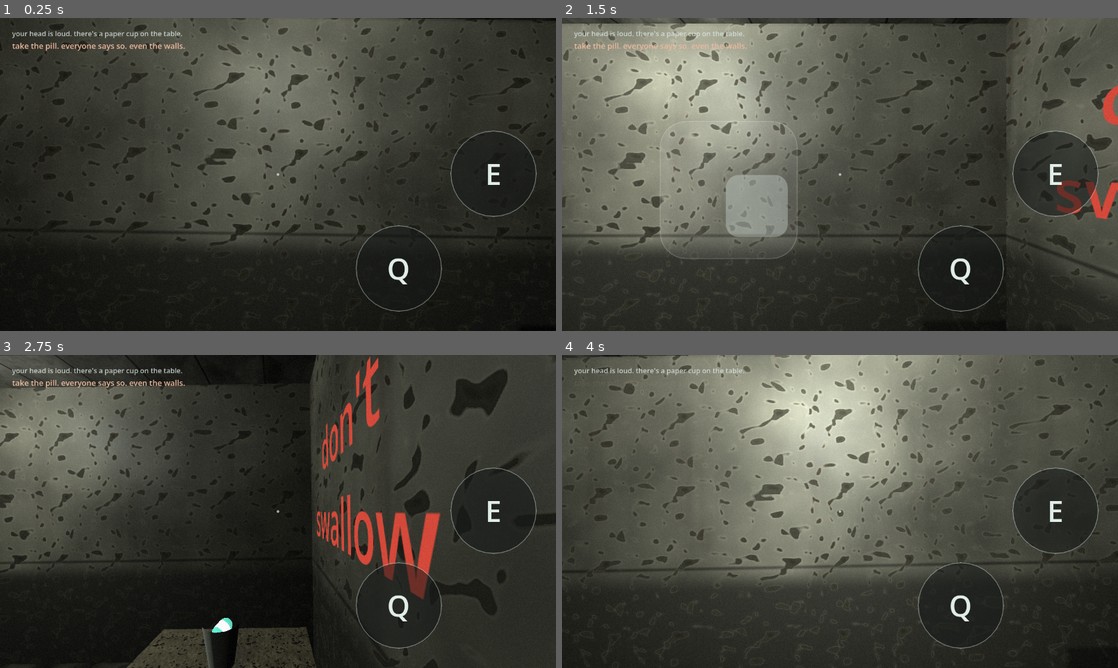
Above: before the commit, frames 1-4 (two rows, left to right).
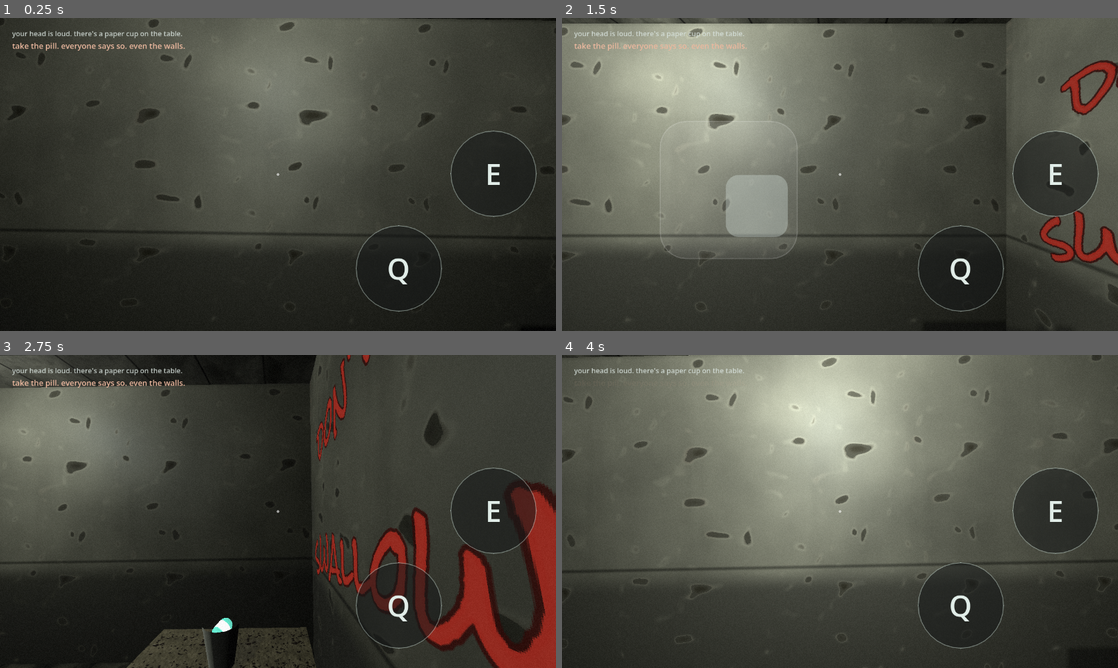
Above: after the commit, the same moments.

Repository: lucy-holm/Ward-B
Game: Godot game, scene res://main.tscn
Same seed, same stepped clock (60 frames per second), same inputs: the game is played once before the commit and once after it.
Inputs (mouse positions are in pixels of both pictures, inside the frame that each line leads up to):
- Up to frame 1 (0.25 s): no input
- Up to frame 2 (1.5 s): tap Enter at 0.5 s; move the mouse to (962, 158) at 0.52 s; hold D (move_right) 0.53-1.25 s; hold E (interact) 0.53-1.25 s; click (962, 158) at 0.67 s; drag from (728, 190) to (812, 237) at 1.27 s
- Up to frame 3 (2.75 s): move the mouse to (333, 442) at 2.02 s; hold D (move_right) from 2.03 s (still down); tap 0 at 2.1 s
- Up to frame 4 (4 s): release D (move_right) at 2.75 s; drag from (812, 574) to (673, 464) at 2.77 s; move the mouse to (1006, 558) at 3.52 s; hold A (move_left) from 3.53 s (still down); tap Backspace at 3.6 s

The runs differ from the first frame. In frame 1, 4.5% of the frame differs, in the area x 0-100%, y 0-92%; in frame 2, 8.7%; in frame 3, 15%, in the area x 0-100%, y 0-100%; in frame 4, 6.6%.

Commit message:
Calm the wall peel; give scrawls a hand-marked typeface and a crooked angle
WALLS were reading as noise. Three causes dialled back together:
- island_scale 1.5 -> 0.8. I overshot correcting the earlier camouflage-sized
  blobs; many small patches read as mould, few large ones read as paint loss.
- decay 0.28 -> 0.13. Coverage was simply too high. Institutional paint fails
  in a few places, not everywhere at once.
- plaster pulled much closer to paint, so a patch is a tonal shift rather than
  a dark hole punched in the wall. The value STEP was most of the problem.

TYPOGRAPHY. The scrawls looked "computery" because they were Godot's default
font - a friendly humanist sans - set perfectly level. Fixed properly rather
than worked around:
- Bundled Rock Salt (Apache 2.0, Google Fonts) for wall scrawls: a rough
  hand-marker face that reads as something written by a patient. Deliberately
  NOT a system font - macOS/Windows faces are not redistributable and a web
  export cannot rely on the host having them.
- Also bundled Special Elite (Apache 2.0), a distressed typewriter, for
  institutional signage. Not wired yet: door plates live in godot/fixtures/**
  which a subagent is currently rebuilding, so that lands after it merges.
- Every scrawl now has a deterministic 2-12 degree roll, hashed from its text
  and position so it is stable across regenerates and no two in a room share
  an angle. Nobody writes level on a wall.
- Ragged dark outline, duller less saturated red, and NEAREST filtering so the
  glyph edge does not resolve to a crisp anti-aliased curve.

fonts/README.md records both licences and why system fonts are not an option.

Cost: 10.04MB gzipped, up from 9.86 - about 180KB for both faces, which is a
fair price for the single biggest readability/tone change so far.

Verified: check_rooms 7/7, test_mechanics 22, verify_web PASS, and I looked at
the corridor before and after.

Co-Authored-By: Claude Opus 4.8 (1M context) <noreply@anthropic.com>

Diff:
--- a/godot/materials/wall.tres
+++ b/godot/materials/wall.tres
@@ -37,10 +37,10 @@
 [resource]
 render_priority = 0
 shader = ExtResource("1_shader")
-shader_parameter/decay = 0.28
+shader_parameter/decay = 0.13
 shader_parameter/paint_clean_color = Color(0.60, 0.58, 0.52, 1)
-shader_parameter/paint_soiled_color = Color(0.48, 0.44, 0.39, 1)
-shader_parameter/plaster_color = Color(0.44, 0.41, 0.36, 1)
+shader_parameter/paint_soiled_color = Color(0.53, 0.505, 0.455, 1)
+shader_parameter/plaster_color = Color(0.50, 0.475, 0.425, 1)
 shader_parameter/lath_color = Color(0.29, 0.267, 0.22, 1)
 shader_parameter/green_cast_color = Color(0.431, 0.451, 0.333, 1)
 shader_parameter/shadow_color = Color(0.353, 0.369, 0.298, 1)
@@ -53,11 +53,11 @@
 shader_parameter/mottle_tex = SubResource("NoiseTexture2D_wall_mottle")
 shader_parameter/island_tex = SubResource("NoiseTexture2D_wall_island")
 shader_parameter/mottle_scale = 0.22
-shader_parameter/island_scale = 1.5
+shader_parameter/island_scale = 0.8
 shader_parameter/streak_scale = 0.5
 shader_parameter/streak_squash = 0.08
-shader_parameter/mottle_strength = 0.28
-shader_parameter/streak_strength = 0.38
+shader_parameter/mottle_strength = 0.16
+shader_parameter/streak_strength = 0.22
 shader_parameter/normal_strength = 1.1
 shader_parameter/roughness_paint = 0.55
 shader_parameter/roughness_plaster = 0.95
--- a/godot/materials/wall2.tres
+++ b/godot/materials/wall2.tres
@@ -37,10 +37,10 @@
 [resource]
 render_priority = 0
 shader = ExtResource("1_shader")
-shader_parameter/decay = 0.28
+shader_parameter/decay = 0.13
 shader_parameter/paint_clean_color = Color(0.60, 0.58, 0.52, 1)
-shader_parameter/paint_soiled_color = Color(0.48, 0.44, 0.39, 1)
-shader_parameter/plaster_color = Color(0.44, 0.41, 0.36, 1)
+shader_parameter/paint_soiled_color = Color(0.53, 0.505, 0.455, 1)
+shader_parameter/plaster_color = Color(0.50, 0.475, 0.425, 1)
 shader_parameter/lath_color = Color(0.27, 0.25, 0.207, 1)
 shader_parameter/green_cast_color = Color(0.41, 0.435, 0.32, 1)
 shader_parameter/shadow_color = Color(0.33, 0.35, 0.284, 1)
@@ -53,11 +53,11 @@
 shader_parameter/mottle_tex = SubResource("NoiseTexture2D_wall2_mottle")
 shader_parameter/island_tex = SubResource("NoiseTexture2D_wall2_island")
 shader_parameter/mottle_scale = 0.26
-shader_parameter/island_scale = 1.5
+shader_parameter/island_scale = 0.8
 shader_parameter/streak_scale = 0.62
 shader_parameter/streak_squash = 0.07
-shader_parameter/mottle_strength = 0.28
-shader_parameter/streak_strength = 0.44
+shader_parameter/mottle_strength = 0.16
+shader_parameter/streak_strength = 0.22
 shader_parameter/normal_strength = 1.1
 shader_parameter/roughness_paint = 0.55
 shader_parameter/roughness_plaster = 0.95
--- a/godot/rooms/room1/room1.tscn
+++ b/godot/rooms/room1/room1.tscn
@@ -9,6 +9,7 @@
 [ext_resource type="Material" uid="uid://wardbmatde9ba6d" path="res://materials/glow.tres" id="m_glow"]
 [ext_resource type="Material" uid="uid://wardbmat19dd85" path="res://materials/bed.tres" id="m_bed"]
 [ext_resource type="Material" uid="uid://wardbmatf20070f" path="res://materials/prop.tres" id="m_prop"]
+[ext_resource type="FontFile" path="res://fonts/RockSalt-Regular.ttf" id="f_scrawl"]
 [ext_resource type="PackedScene" path="res://fixtures/pill_cup.tscn" id="fx_pill_cup"]
 [ext_resource type="PackedScene" path="res://fixtures/dispenser.tscn" id="fx_dispenser"]
 [ext_resource type="Script" path="res://core/interactable.gd" id="s_interactable"]
@@ -244,24 +245,30 @@
 visible_in_state = 2
 
 [node name="Scrawl0" type="Label3D" parent="Scrawls"]
-transform = Transform3D(0.000000, 0, 1.000000, 0, 1, 0, -1.000000, 0, 0.000000, -2.8500, 1.8000, 4.7000)
+transform = Transform3D(0.000000, -0.000000, 1.000000, 0.152641, 0.988282, 0.000000, -0.988282, 0.152641, 0.000000, -2.8500, 1.8000, 4.7000)
 pixel_size = 0.0029
 text = "don't\nswallow"
+font = ExtResource("f_scrawl")
 font_size = 128
-outline_size = 0
-modulate = Color(0.85, 0.28, 0.22, 1)
+outline_size = 14
+outline_modulate = Color(0.18, 0.05, 0.04, 0.85)
+modulate = Color(0.62, 0.16, 0.12, 0.92)
+texture_filter = 0
 billboard = 0
 shaded = false
 double_sided = false
 no_depth_test = false
 
 [node name="Scrawl1" type="Label3D" parent="Scrawls"]
-transform = Transform3D(1.000000, 0, 0.000000, 0, 1, 0, -0.000000, 0, 1.000000, 0.0000, 1.9000, 0.2000)
+transform = Transform3D(0.998890, -0.047106, 0.000000, 0.047106, 0.998890, 0.000000, -0.000000, 0.000000, 1.000000, 0.0000, 1.9000, 0.2000)
 pixel_size = 0.0039
 text = "there was a door\nhere once"
+font = ExtResource("f_scrawl")
 font_size = 128
-outline_size = 0
-modulate = Color(0.85, 0.28, 0.22, 1)
+outline_size = 14
+outline_modulate = Color(0.18, 0.05, 0.04, 0.85)
+modulate = Color(0.62, 0.16, 0.12, 0.92)
+texture_filter = 0
 billboard = 0
 shaded = false
 double_sided = false
--- a/godot/rooms/room2/room2.tscn
+++ b/godot/rooms/room2/room2.tscn
@@ -7,6 +7,7 @@
 [ext_resource type="Material" uid="uid://wardbmat5fba6a4" path="res://materials/wall2.tres" id="m_wall2"]
 [ext_resource type="Material" uid="uid://wardbmatde9ba6d" path="res://materials/glow.tres" id="m_glow"]
 [ext_resource type="Script" path="res://core/state_object.gd" id="s_stateobj"]
+[ext_resource type="FontFile" path="res://fonts/RockSalt-Regular.ttf" id="f_scrawl"]
 [ext_resource type="PackedScene" path="res://fixtures/keypad.tscn" id="fx_keypad"]
 [ext_resource type="PackedScene" path="res://fixtures/door.tscn" id="fx_door"]
 [ext_resource type="PackedScene" path="res://fixtures/dispenser.tscn" id="fx_dispenser"]
@@ -217,24 +218,30 @@
 visible_in_state = 2
 
 [node name="codeScrawl" type="Label3D" parent="Scrawls"]
-transform = Transform3D(0.000000, 0, 1.000000, 0, 1, 0, -1.000000, 0, 0.000000, -1.4500, 1.6000, -5.5000)
+transform = Transform3D(0.000000, -0.000000, 1.000000, 0.079851, 0.996807, 0.000000, -0.996807, 0.079851, 0.000000, -1.4500, 1.6000, -5.5000)
 pixel_size = 0.0044
 text = "4 1 1 8"
+font = ExtResource("f_scrawl")
 font_size = 128
-outline_size = 0
-modulate = Color(0.85, 0.28, 0.22, 1)
+outline_size = 14
+outline_modulate = Color(0.18, 0.05, 0.04, 0.85)
+modulate = Color(0.62, 0.16, 0.12, 0.92)
+texture_filter = 0
 billboard = 0
 shaded = false
 double_sided = false
 no_depth_test = false
 
 [node name="Scrawl1" type="Label3D" parent="Scrawls"]
-transform = Transform3D(0.000000, 0, -1.000000, 0, 1, 0, 1.000000, 0, 0.000000, 1.4500, 1.7000, -6.5000)
+transform = Transform3D(0.000000, -0.000000, -1.000000, 0.132602, 0.991169, 0.000000, 0.991169, -0.132602, 0.000000, 1.4500, 1.7000, -6.5000)
 pixel_size = 0.0034
 text = "they lock it\nfrom the inside"
+font = ExtResource("f_scrawl")
 font_size = 128
-outline_size = 0
-modulate = Color(0.85, 0.28, 0.22, 1)
+outline_size = 14
+outline_modulate = Color(0.18, 0.05, 0.04, 0.85)
+modulate = Color(0.62, 0.16, 0.12, 0.92)
+texture_filter = 0
 billboard = 0
 shaded = false
 double_sided = false
--- a/godot/rooms/room3/room3.tscn
+++ b/godot/rooms/room3/room3.tscn
@@ -9,6 +9,7 @@
 [ext_resource type="Script" path="res://core/state_object.gd" id="s_stateobj"]
 [ext_resource type="Material" uid="uid://wardbmat7d6a4dd" path="res://materials/chain.tres" id="m_chain"]
 [ext_resource type="Material" uid="uid://wardbmatf20070f" path="res://materials/prop.tres" id="m_prop"]
+[ext_resource type="FontFile" path="res://fonts/RockSalt-Regular.ttf" id="f_scrawl"]
 [ext_resource type="PackedScene" path="res://fixtures/door.tscn" id="fx_door"]
 [ext_resource type="Script" path="res://core/interactable.gd" id="s_interactable"]
 [ext_resource type="Script" path="res://core/room_exit.gd" id="s_exit"]
@@ -280,24 +281,30 @@
 visible_in_state = 2
 
 [node name="Scrawl0" type="Label3D" parent="Scrawls"]
-transform = Transform3D(0.000000, 0, 1.000000, 0, 1, 0, -1.000000, 0, 0.000000, -4.8500, 1.7000, 2.0000)
+transform = Transform3D(0.000000, -0.000000, 1.000000, 0.066622, 0.997778, 0.000000, -0.997778, 0.066622, 0.000000, -4.8500, 1.7000, 2.0000)
 pixel_size = 0.0039
 text = "you weren't supposed\nto make it this far"
+font = ExtResource("f_scrawl")
 font_size = 128
-outline_size = 0
-modulate = Color(0.85, 0.28, 0.22, 1)
+outline_size = 14
+outline_modulate = Color(0.18, 0.05, 0.04, 0.85)
+modulate = Color(0.62, 0.16, 0.12, 0.92)
+texture_filter = 0
 billboard = 0
 shaded = false
 double_sided = false
 no_depth_test = false
 
 [node name="Scrawl1" type="Label3D" parent="Scrawls"]
-transform = Transform3D(0.000000, 0, -1.000000, 0, 1, 0, 1.000000, 0, 0.000000, 4.8500, 1.7000, -3.0000)
+transform = Transform3D(0.000000, -0.000000, -1.000000, 0.070105, 0.997540, 0.000000, 0.997540, -0.070105, 0.000000, 4.8500, 1.7000, -3.0000)
 pixel_size = 0.0044
 text = "it only holds\nif you believe it"
+font = ExtResource("f_scrawl")
 font_size = 128
-outline_size = 0
-modulate = Color(0.85, 0.28, 0.22, 1)
+outline_size = 14
+outline_modulate = Color(0.18, 0.05, 0.04, 0.85)
+modulate = Color(0.62, 0.16, 0.12, 0.92)
+texture_filter = 0
 billboard = 0
 shaded = false
 double_sided = false
--- a/godot/rooms/room4/room4.tscn
+++ b/godot/rooms/room4/room4.tscn
@@ -8,6 +8,7 @@
 [ext_resource type="Material" uid="uid://wardbmatde9ba6d" path="res://materials/glow.tres" id="m_glow"]
 [ext_resource type="Script" path="res://core/state_object.gd" id="s_stateobj"]
 [ext_resource type="Material" uid="uid://wardbmatf20070f" path="res://materials/prop.tres" id="m_prop"]
+[ext_resource type="FontFile" path="res://fonts/RockSalt-Regular.ttf" id="f_scrawl"]
 [ext_resource type="PackedScene" path="res://fixtures/dispenser.tscn" id="fx_dispenser"]
 [ext_resource type="Script" path="res://core/interactable.gd" id="s_interactable"]
 [ext_resource type="Script" path="res://core/room_exit.gd" id="s_exit"]
@@ -269,36 +270,45 @@
 visible_in_state = 2
 
 [node name="Scrawl0" type="Label3D" parent="Scrawls"]
-transform = Transform3D(0.000000, 0, 1.000000, 0, 1, 0, -1.000000, 0, 0.000000, -5.8500, 1.7000, 1.5000)
+transform = Transform3D(0.000000, 0.000000, 1.000000, -0.153503, 0.988148, 0.000000, -0.988148, -0.153503, 0.000000, -5.8500, 1.7000, 1.5000)
 pixel_size = 0.0036
 text = "he counts\nyour blinks"
+font = ExtResource("f_scrawl")
 font_size = 128
-outline_size = 0
-modulate = Color(0.85, 0.28, 0.22, 1)
+outline_size = 14
+outline_modulate = Color(0.18, 0.05, 0.04, 0.85)
+modulate = Color(0.62, 0.16, 0.12, 0.92)
+texture_filter = 0
 billboard = 0
 shaded = false
 double_sided = false
 no_depth_test = false
 
 [node name="Scrawl1" type="Label3D" parent="Scrawls"]
-transform = Transform3D(0.000000, 0, 1.000000, 0, 1, 0, -1.000000, 0, 0.000000, -5.8500, 1.7000, -3.0000)
+transform = Transform3D(0.000000, 0.000000, 1.000000, -0.041004, 0.999159, 0.000000, -0.999159, -0.041004, 0.000000, -5.8500, 1.7000, -3.0000)
 pixel_size = 0.0044
 text = "the door is only there\nwhen you are honest"
+font = ExtResource("f_scrawl")
 font_size = 128
-outline_size = 0
-modulate = Color(0.85, 0.28, 0.22, 1)
+outline_size = 14
+outline_modulate = Color(0.18, 0.05, 0.04, 0.85)
+modulate = Color(0.62, 0.16, 0.12, 0.92)
+texture_filter = 0
 billboard = 0
 shaded = false
 double_sided = false
 no_depth_test = false
 
 [node name="Scrawl2" type="Label3D" parent="Scrawls"]
-transform = Transform3D(0.000000, 0, -1.000000, 0, 1, 0, 1.000000, 0, 0.000000, 5.8500, 1.7000, 3.5000)
+transform = Transform3D(0.000000, -0.000000, -1.000000, 0.087156, 0.996195, 0.000000, 0.996195, -0.087156, 0.000000, 5.8500, 1.7000, 3.5000)
 pixel_size = 0.0034
 text = "stand still.\nhe forgets slow things"
+font = ExtResource("f_scrawl")
 font_size = 128
-outline_size = 0
-modulate = Color(0.85, 0.28, 0.22, 1)
+outline_size = 14
+outline_modulate = Color(0.18, 0.05, 0.04, 0.85)
+modulate = Color(0.62, 0.16, 0.12, 0.92)
+texture_filter = 0
 billboard = 0
 shaded = false
 double_sided = false
--- a/godot/rooms/room5/room5.tscn
+++ b/godot/rooms/room5/room5.tscn
@@ -9,6 +9,7 @@
 [ext_resource type="Material" uid="uid://wardbmatf20070f" path="res://materials/prop.tres" id="m_prop"]
 [ext_resource type="Material" uid="uid://wardbmat1d85f7" path="res://materials/pad.tres" id="m_pad"]
 [ext_resource type="Script" path="res://core/state_object.gd" id="s_stateobj"]
+[ext_resource type="FontFile" path="res://fonts/RockSalt-Regular.ttf" id="f_scrawl"]
 [ext_resource type="PackedScene" path="res://fixtures/dispenser.tscn" id="fx_dispenser"]
 [ext_resource type="PackedScene" path="res://fixtures/keypad.tscn" id="fx_keypad"]
 [ext_resource type="PackedScene" path="res://fixtures/door.tscn" id="fx_door"]
@@ -299,36 +300,45 @@
 visible_in_state = 2
 
 [node name="codeScrawlA" type="Label3D" parent="Scrawls"]
-transform = Transform3D(0.000000, 0, 1.000000, 0, 1, 0, -1.000000, 0, 0.000000, -6.8500, 1.6000, 0.6000)
+transform = Transform3D(0.000000, -0.000000, 1.000000, 0.036295, 0.999341, 0.000000, -0.999341, 0.036295, 0.000000, -6.8500, 1.6000, 0.6000)
 pixel_size = 0.0029
 text = "1 9 – –"
+font = ExtResource("f_scrawl")
 font_size = 128
-outline_size = 0
-modulate = Color(0.85, 0.28, 0.22, 1)
+outline_size = 14
+outline_modulate = Color(0.18, 0.05, 0.04, 0.85)
+modulate = Color(0.62, 0.16, 0.12, 0.92)
+texture_filter = 0
 billboard = 0
 shaded = false
 double_sided = false
 no_depth_test = false
 
 [node name="codeScrawlB" type="Label3D" parent="Scrawls"]
-transform = Transform3D(0.000000, 0, -1.000000, 0, 1, 0, 1.000000, 0, 0.000000, 6.8500, 1.6000, 0.0000)
+transform = Transform3D(0.000000, -0.000000, -1.000000, 0.077763, 0.996972, 0.000000, 0.996972, -0.077763, 0.000000, 6.8500, 1.6000, 0.0000)
 pixel_size = 0.0029
 text = "– – 0 7"
+font = ExtResource("f_scrawl")
 font_size = 128
-outline_size = 0
-modulate = Color(0.85, 0.28, 0.22, 1)
+outline_size = 14
+outline_modulate = Color(0.18, 0.05, 0.04, 0.85)
+modulate = Color(0.62, 0.16, 0.12, 0.92)
+texture_filter = 0
 billboard = 0
 shaded = false
 double_sided = false
 no_depth_test = false
 
 [node name="Scrawl2" type="Label3D" parent="Scrawls"]
-transform = Transform3D(0.000000, 0, -1.000000, 0, 1, 0, 1.000000, 0, 0.000000, 6.8500, 1.6000, 4.3000)
+transform = Transform3D(0.000000, -0.000000, -1.000000, 0.072890, 0.997340, 0.000000, 0.997340, -0.072890, 0.000000, 6.8500, 1.6000, 4.3000)
 pixel_size = 0.0031
 text = "the coffee is always warm.\nno one drinks it."
+font = ExtResource("f_scrawl")
 font_size = 128
-outline_size = 0
-modulate = Color(0.85, 0.28, 0.22, 1)
+outline_size = 14
+outline_modulate = Color(0.18, 0.05, 0.04, 0.85)
+modulate = Color(0.62, 0.16, 0.12, 0.92)
+texture_filter = 0
 billboard = 0
 shaded = false
 double_sided = false
--- a/godot/rooms/room6/room6.tscn
+++ b/godot/rooms/room6/room6.tscn
@@ -7,6 +7,7 @@
 [ext_resource type="Material" uid="uid://wardbmatbb126" path="res://materials/wall.tres" id="m_wall"]
 [ext_resource type="Material" uid="uid://wardbmatde9ba6d" path="res://materials/glow.tres" id="m_glow"]
 [ext_resource type="Script" path="res://core/state_object.gd" id="s_stateobj"]
+[ext_resource type="FontFile" path="res://fonts/RockSalt-Regular.ttf" id="f_scrawl"]
 [ext_resource type="PackedScene" path="res://fixtures/dispenser.tscn" id="fx_dispenser"]
 [ext_resource type="PackedScene" path="res://fixtures/keypad.tscn" id="fx_keypad"]
 [ext_resource type="PackedScene" path="res://fixtures/door.tscn" id="fx_door"]
@@ -317,36 +318,45 @@
 visible_in_state = 2
 
 [node name="Scrawl0" type="Label3D" parent="Scrawls"]
-transform = Transform3D(0.000000, 0, 1.000000, 0, 1, 0, -1.000000, 0, 0.000000, -1.4500, 1.7000, 3.0000)
+transform = Transform3D(0.000000, -0.000000, 1.000000, 0.195261, 0.980751, 0.000000, -0.980751, 0.195261, 0.000000, -1.4500, 1.7000, 3.0000)
 pixel_size = 0.0039
 text = "he learned this hallway\nbefore you did"
+font = ExtResource("f_scrawl")
 font_size = 128
-outline_size = 0
-modulate = Color(0.85, 0.28, 0.22, 1)
+outline_size = 14
+outline_modulate = Color(0.18, 0.05, 0.04, 0.85)
+modulate = Color(0.62, 0.16, 0.12, 0.92)
+texture_filter = 0
 billboard = 0
 shaded = false
 double_sided = false
 no_depth_test = false
 
 [node name="Scrawl1" type="Label3D" parent="Scrawls"]
-transform = Transform3D(-1.000000, 0, 0.000000, 0, 1, 0, -0.000000, 0, -1.000000, 6.3000, 1.6000, -1.4500)
+transform = Transform3D(-0.990122, 0.140210, 0.000000, 0.140210, 0.990122, 0.000000, -0.000000, 0.000000, -1.000000, 6.3000, 1.6000, -1.4500)
 pixel_size = 0.0034
 text = "count his steps.\nthen move."
+font = ExtResource("f_scrawl")
 font_size = 128
-outline_size = 0
-modulate = Color(0.85, 0.28, 0.22, 1)
+outline_size = 14
+outline_modulate = Color(0.18, 0.05, 0.04, 0.85)
+modulate = Color(0.62, 0.16, 0.12, 0.92)
+texture_filter = 0
 billboard = 0
 shaded = false
 double_sided = false
 no_depth_test = false
 
 [node name="codeScrawl" type="Label3D" parent="Scrawls"]
-transform = Transform3D(1.000000, 0, 0.000000, 0, 1, 0, -0.000000, 0, 1.000000, 8.3000, 1.6000, -4.3500)
+transform = Transform3D(0.980819, -0.194919, 0.000000, 0.194919, 0.980819, 0.000000, -0.000000, 0.000000, 1.000000, 8.3000, 1.6000, -4.3500)
 pixel_size = 0.0031
 text = "6 3 2 9"
+font = ExtResource("f_scrawl")
 font_size = 128
-outline_size = 0
-modulate = Color(0.85, 0.28, 0.22, 1)
+outline_size = 14
+outline_modulate = Color(0.18, 0.05, 0.04, 0.85)
+modulate = Color(0.62, 0.16, 0.12, 0.92)
+texture_filter = 0
 billboard = 0
 shaded = false
 double_sided = false
--- a/godot/rooms/room7/room7.tscn
+++ b/godot/rooms/room7/room7.tscn
@@ -7,6 +7,7 @@
 [ext_resource type="Material" uid="uid://wardbmat5fba6a4" path="res://materials/wall2.tres" id="m_wall2"]
 [ext_resource type="Material" uid="uid://wardbmatde9ba6d" path="res://materials/glow.tres" id="m_glow"]
 [ext_resource type="Script" path="res://core/state_object.gd" id="s_stateobj"]
+[ext_resource type="FontFile" path="res://fonts/RockSalt-Regular.ttf" id="f_scrawl"]
 [ext_resource type="PackedScene" path="res://fixtures/dispenser.tscn" id="fx_dispenser"]
 [ext_resource type="PackedScene" path="res://fixtures/keypad.tscn" id="fx_keypad"]
 [ext_resource type="PackedScene" path="res://fixtures/door.tscn" id="fx_door"]
@@ -325,48 +326,60 @@
 visible_in_state = 2
 
 [node name="Scrawl0" type="Label3D" parent="Scrawls"]
-transform = Transform3D(0.000000, 0, -1.000000, 0, 1, 0, 1.000000, 0, 0.000000, 5.8500, 1.7000, 3.5000)
+transform = Transform3D(0.000000, 0.000000, -1.000000, -0.181377, 0.983414, 0.000000, 0.983414, 0.181377, 0.000000, 5.8500, 1.7000, 3.5000)
 pixel_size = 0.0036
 text = "they keep the quiet\nbehind the files"
+font = ExtResource("f_scrawl")
 font_size = 128
-outline_size = 0
-modulate = Color(0.85, 0.28, 0.22, 1)
+outline_size = 14
+outline_modulate = Color(0.18, 0.05, 0.04, 0.85)
+modulate = Color(0.62, 0.16, 0.12, 0.92)
+texture_filter = 0
 billboard = 0
 shaded = false
 double_sided = false
 no_depth_test = false
 
 [node name="Scrawl1" type="Label3D" parent="Scrawls"]
-transform = Transform3D(0.000000, 0, 1.000000, 0, 1, 0, -1.000000, 0, 0.000000, -5.8500, 1.7000, -1.0000)
+transform = Transform3D(0.000000, -0.000000, 1.000000, 0.105570, 0.994412, 0.000000, -0.994412, 0.105570, 0.000000, -5.8500, 1.7000, -1.0000)
 pixel_size = 0.0036
 text = "the files don't forget.\nneither does he."
+font = ExtResource("f_scrawl")
 font_size = 128
-outline_size = 0
-modulate = Color(0.85, 0.28, 0.22, 1)
+outline_size = 14
+outline_modulate = Color(0.18, 0.05, 0.04, 0.85)
+modulate = Color(0.62, 0.16, 0.12, 0.92)
+texture_filter = 0
 billboard = 0
 shaded = false
 double_sided = false
 no_depth_test = false
 
 [node name="codeScrawl" type="Label3D" parent="Scrawls"]
-transform = Transform3D(0.000000, 0, 1.000000, 0, 1, 0, -1.000000, 0, 0.000000, -5.8500, 1.7000, 3.7000)
+transform = Transform3D(0.000000, 0.000000, 1.000000, -0.171757, 0.985139, 0.000000, -0.985139, -0.171757, 0.000000, -5.8500, 1.7000, 3.7000)
 pixel_size = 0.0031
 text = "0 4 5 2"
+font = ExtResource("f_scrawl")
 font_size = 128
-outline_size = 0
-modulate = Color(0.85, 0.28, 0.22, 1)
+outline_size = 14
+outline_modulate = Color(0.18, 0.05, 0.04, 0.85)
+modulate = Color(0.62, 0.16, 0.12, 0.92)
+texture_filter = 0
 billboard = 0
 shaded = false
 double_sided = false
 no_depth_test = false
 
 [node name="Scrawl3" type="Label3D" parent="Scrawls"]
-transform = Transform3D(0.000000, 0, -1.000000, 0, 1, 0, 1.000000, 0, 0.000000, 5.8500, 1.7000, -4.0000)
+transform = Transform3D(0.000000, -0.000000, -1.000000, 0.072890, 0.997340, 0.000000, 0.997340, -0.072890, 0.000000, 5.8500, 1.7000, -4.0000)
 pixel_size = 0.0034
 text = "you walked right past it.\nback the way you came."
+font = ExtResource("f_scrawl")
 font_size = 128
-outline_size = 0
-modulate = Color(0.85, 0.28, 0.22, 1)
+outline_size = 14
+outline_modulate = Color(0.18, 0.05, 0.04, 0.85)
+modulate = Color(0.62, 0.16, 0.12, 0.92)
+texture_filter = 0
 billboard = 0
 shaded = false
 double_sided = false
Binary file added: godot/fonts/RockSalt-Regular.ttf
Not shown, added: godot/fonts/RockSalt-Regular.ttf.import
Binary file added: godot/fonts/SpecialElite-Regular.ttf
Not shown, added: godot/fonts/SpecialElite-Regular.ttf.import
Not shown: 1 places in godot/rooms/room1/room1.tscn that only renumber resources
Not shown: 1 places in godot/rooms/room2/room2.tscn that only renumber resources
Not shown: 1 places in godot/rooms/room3/room3.tscn that only renumber resources
Not shown: 1 places in godot/rooms/room4/room4.tscn that only renumber resources
Not shown: 1 places in godot/rooms/room5/room5.tscn that only renumber resources
Not shown: 1 places in godot/rooms/room6/room6.tscn that only renumber resources
Not shown: 1 places in godot/rooms/room7/room7.tscn that only renumber resources
Not shown, added: godot/fonts/README.md
(and 1 more such lines)
